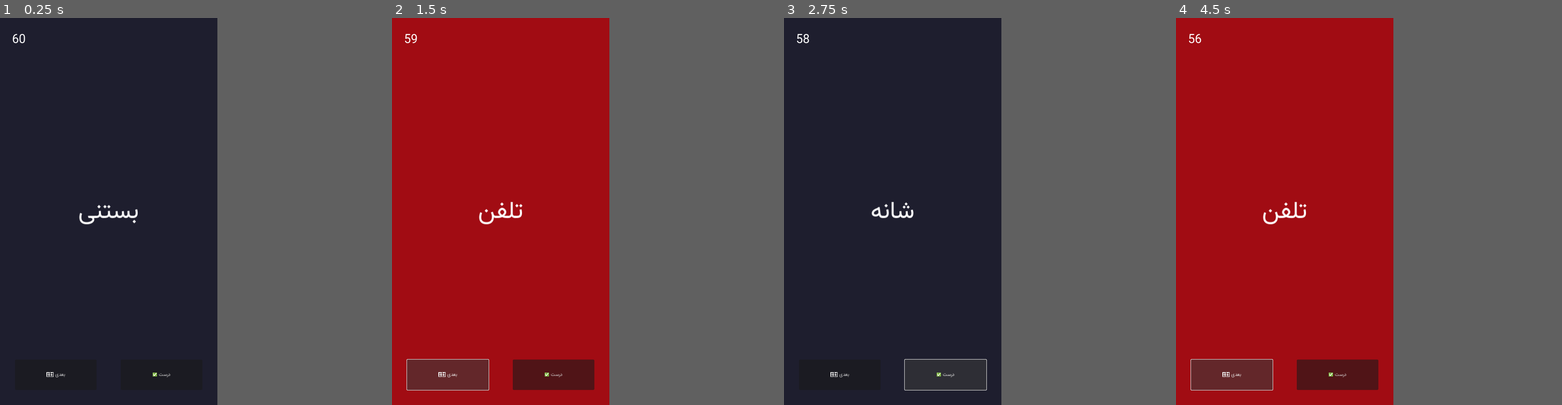
Above: before the commit, frames 1-4 (left to right).
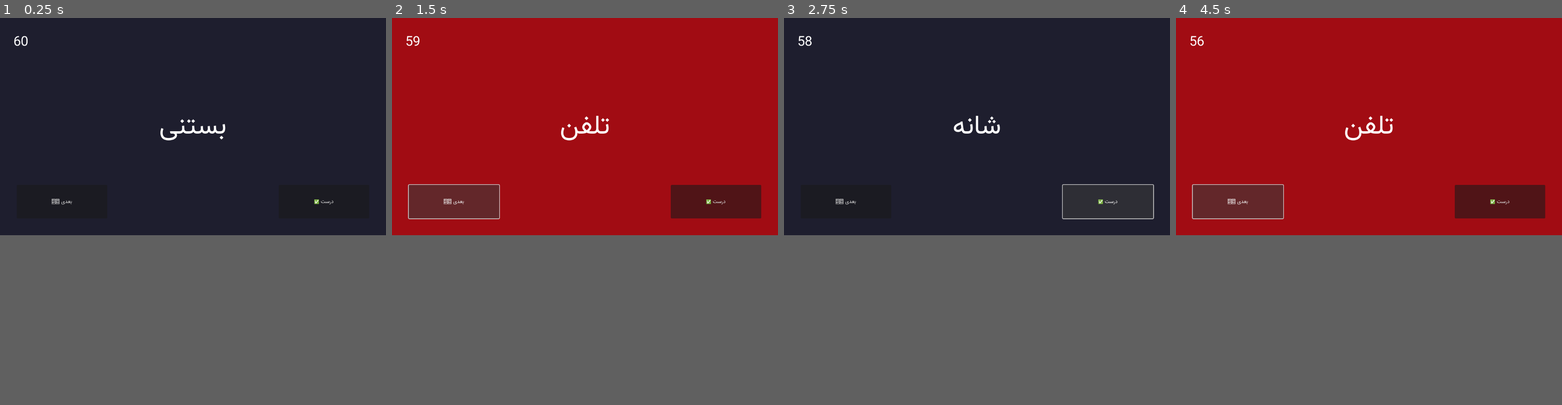
Above: after the commit, the same moments.

Repository: ushjdjsyudjd-rgb/Pantomim
Game: Godot game, scene res://Main.tscn
Two runs of this game, one before a commit and one after it. Both use one fixed random seed, a clock stepped at 60 frames per second and the inputs below.
Inputs:
- Up to frame 1 (0.25 s): no input
- Up to frame 2 (1.5 s): click "درست ✅" at 0.5 s; click "بعدی ⏭️" at 1.25 s
- Up to frame 3 (2.75 s): click "درست ✅" at 2 s
- Up to frame 4 (4.5 s): click "بعدی ⏭️" at 2.75 s; click "درست ✅" at 3.5 s; click "بعدی ⏭️" at 4.25 s
In our replay, the window is 450x800 before the commit and 799x449 after it. These sizes can differ from the game's own. Grey fills any space a smaller window leaves; there, only what the larger window draws over its background counts as a difference.

The runs differ from the first frame. In frame 1, 0.6% of the frame differs, in the area x 3-87%, y 4-93%; in frame 2, 8.0%; in frame 3, 0.9%; in frame 4, 8.0%, in the area x 3-96%, y 4-97%.

Commit message:
Update project.godot

Diff:
--- a/project.godot
+++ b/project.godot
@@ -1,21 +1,10 @@
 config_version=5
-
 [application]
 config/name="Pantomime Pro"
 run/main_scene="res://Main.tscn"
-config/features=PackedStringArray("4.2", "Forward Plus")
-
 [autoload]
 GameManager="*res://GameManager.gd"
-
-[display]
-window/size/viewport_width=720
-window/size/viewport_height=1280
-window/stretch/mode="canvas_items"
-window/handheld/orientation=1
-
 [gui]
 theme/custom_font="res://assets/fonts/Vazir-Regular.ttf"
-
 [internationalization]
 rendering/text_driver="icu"
